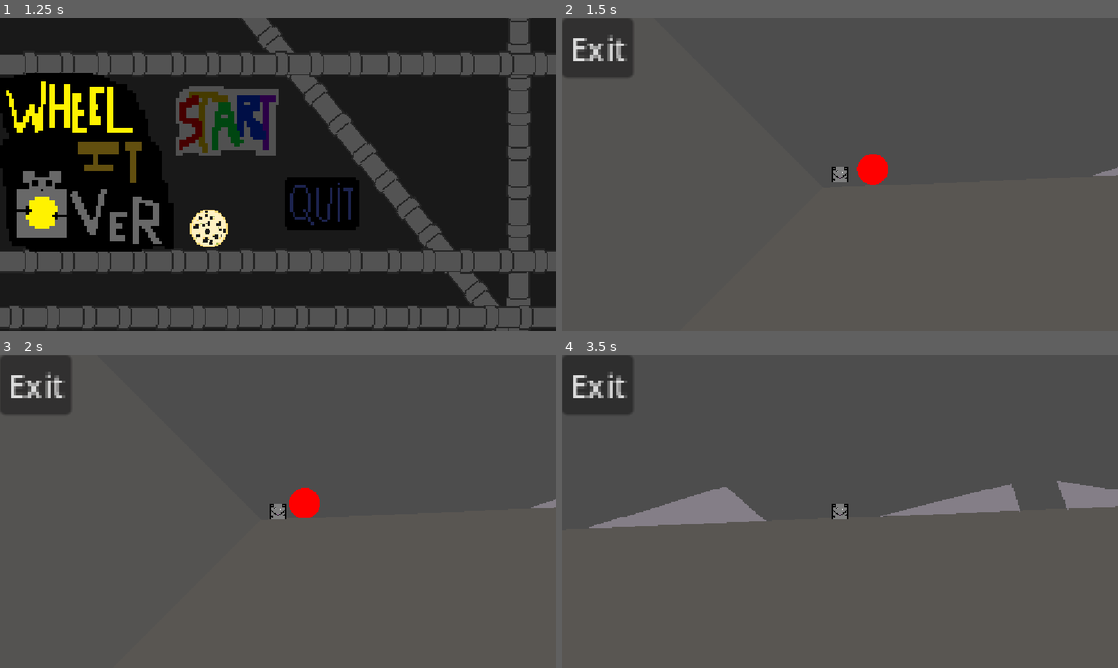
Above: before the commit, frames 1-4 (two rows, left to right).
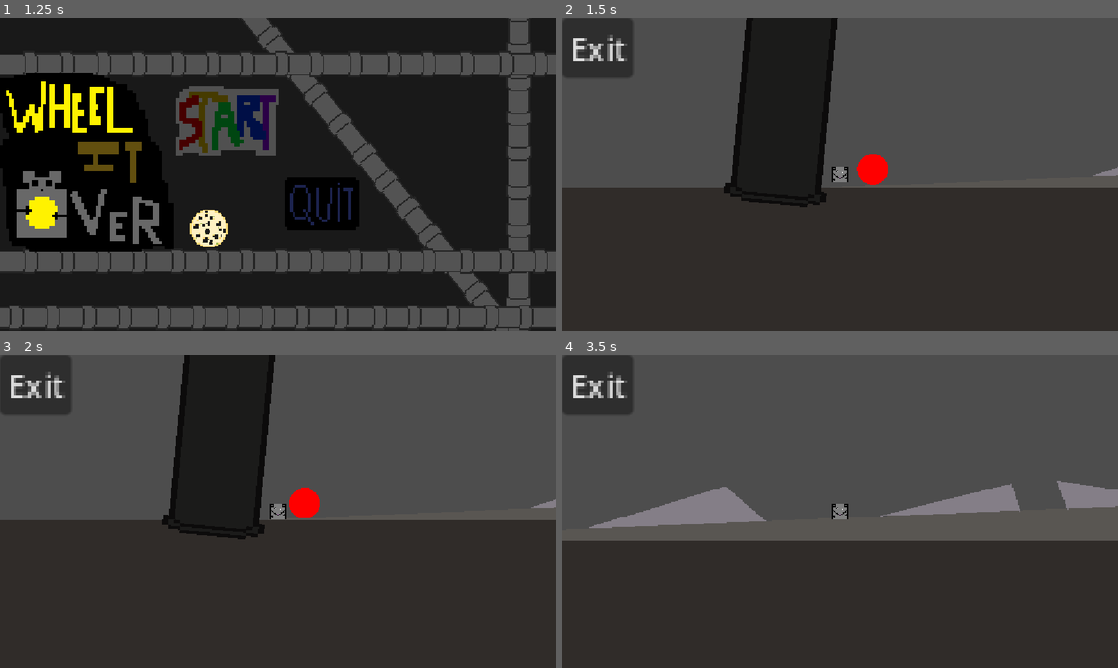
Above: after the commit, the same moments.

Repository: AlanW-bths/NYC-Haven-Jam
Game: Godot game, scene res://Main_Menu.tscn
Two runs of this game, one before a commit and one after it. Both use one fixed random seed, a clock stepped at 60 frames per second and the inputs below.
Inputs (mouse positions are in pixels of both pictures, inside the frame that each line leads up to):
- Up to frame 1 (1.25 s): click (227, 127) at 0.5 s
- Up to frame 2 (1.5 s): click (789, 127) at 1.25 s
- Up to frame 3 (2 s): no input
- Up to frame 4 (3.5 s): hold Shift (sprint) 2.03-2.78 s; hold Right (right) from 2.03 s (still down); tap Space (jump) at 2.27, 3.02 s; tap Shift (sprint) at 2.85 s

Frame 1 is identical in both runs. In frame 2, 55% of the frame differs, in the area x 0-100%, y 0-100%; in frame 3, 56%; in frame 4, 41%.

Commit message:
pipe ig

Diff:
--- a/do-your-best!/Sisyphus.tscn
+++ b/do-your-best!/Sisyphus.tscn
@@ -3,8 +3,10 @@
 [ext_resource type="Script" uid="uid://5vyfvxhy7l66" path="res://Scripts/PlayerMovement.gd" id="1_0c5gw"]
 [ext_resource type="PackedScene" uid="uid://bwq2dssblfak5" path="res://transition.tscn" id="1_fhhho"]
 [ext_resource type="Script" uid="uid://dhvqvxh631yri" path="res://Scripts/transition.gd" id="1_un3nu"]
+[ext_resource type="Texture2D" uid="uid://ca22j8pwukdib" path="res://Assets/sewer.png" id="3_00d75"]
 [ext_resource type="Script" uid="uid://b68aqg6b548ev" path="res://Scripts/ball_reset.gd" id="3_378f1"]
 [ext_resource type="Texture2D" uid="uid://pkl422fopq2v" path="res://Assets/sisyphus_map.png" id="3_arf4r"]
+[ext_resource type="Texture2D" uid="uid://b7kca460h1gck" path="res://Assets/longerpipe.png" id="4_mc2ep"]
 [ext_resource type="Texture2D" uid="uid://8ls6im6axylh" path="res://Assets/squouse-1.png.png" id="5_un3nu"]
 
 [sub_resource type="PhysicsMaterial" id="PhysicsMaterial_0c5gw"]
@@ -76,6 +78,7 @@
 position = Vector2(819.5, 243.49997)
 scale = Vector2(4841, 502.99994)
 mesh = SubResource("QuadMesh_5qk0w")
+texture = ExtResource("3_00d75")
 
 [node name="Map" type="StaticBody2D" parent="." unique_id=1579771505]
 position = Vector2(1750, 382)
@@ -107,14 +110,17 @@
 collision_layer = 3
 
 [node name="CollisionShape2D" type="CollisionShape2D" parent="Map/leftWall" unique_id=1009497456]
-position = Vector2(-0.24247551, 0.23835373)
+position = Vector2(101.11759, 21.913181)
+rotation = -0.75398225
 shape = SubResource("RectangleShape2D_orrq1")
 
 [node name="MeshInstance2D" type="MeshInstance2D" parent="Map/leftWall" unique_id=1016204825]
 modulate = Color(0.7387843, 0.72630733, 0.7097028, 1)
-position = Vector2(-0.36158562, 0.56025124)
-scale = Vector2(577.3259, 817.5015)
+position = Vector2(429.23135, 259.47852)
+rotation = 2.4521875
+scale = Vector2(429.8304, 100)
 mesh = SubResource("QuadMesh_eaghv")
+texture = ExtResource("4_mc2ep")
 
 [node name="Floor1" type="CollisionPolygon2D" parent="Map" unique_id=1520857355]
 polygon = PackedVector2Array(-2452.7222, 496, -2500, 500, -263.61035, 500, -267.90845, 368, -290.83105, 370, -372.49292 …(356 unchanged characters)…
@@ -159,7 +165,7 @@
 polygon = PackedVector2Array(815.18604, 152, 982.80786, 86, 1088.8252, 70)
 
 [node name="Rectangle" type="CollisionPolygon2D" parent="Map" unique_id=100810552]
-polygon = PackedVector2Array(2388.252, 168, 2500, 168, 2500, 178, 2388.252, 178)
+polygon = PackedVector2Array(2388.252, 168, 2500, 168, 2500, 178, 2470.0642, 178.00002, 2388.252, 178)
 
 [node name="SisyphusMap" type="Sprite2D" parent="Map" unique_id=1618745220]
 texture = ExtResource("3_arf4r")
